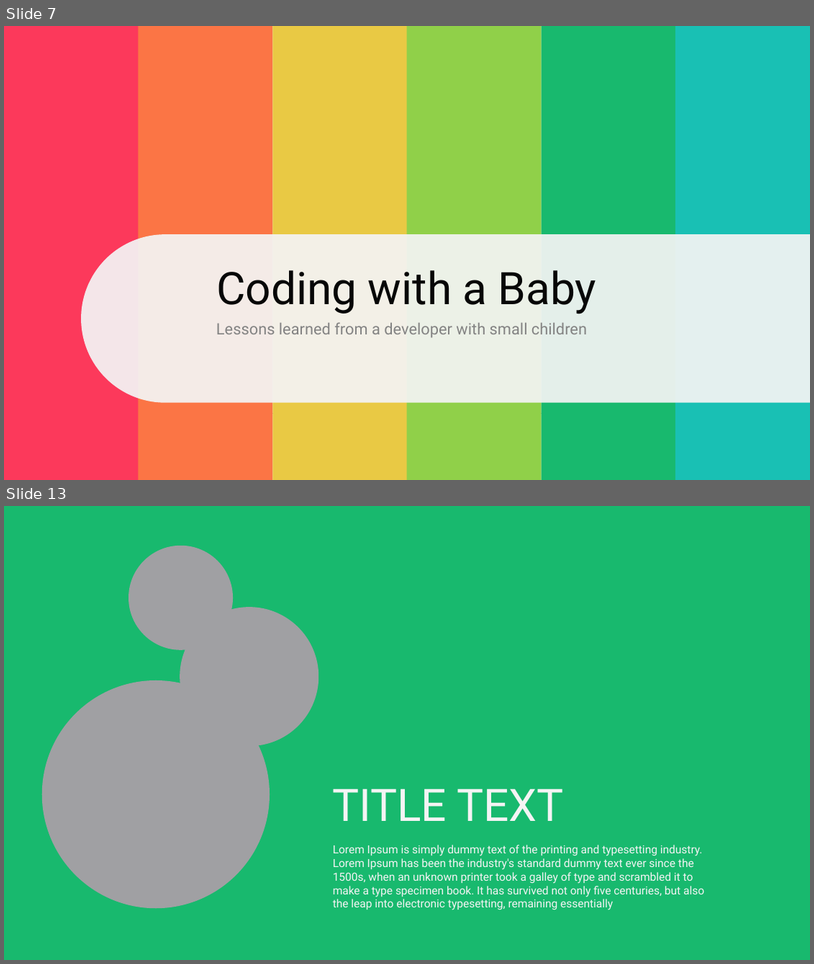
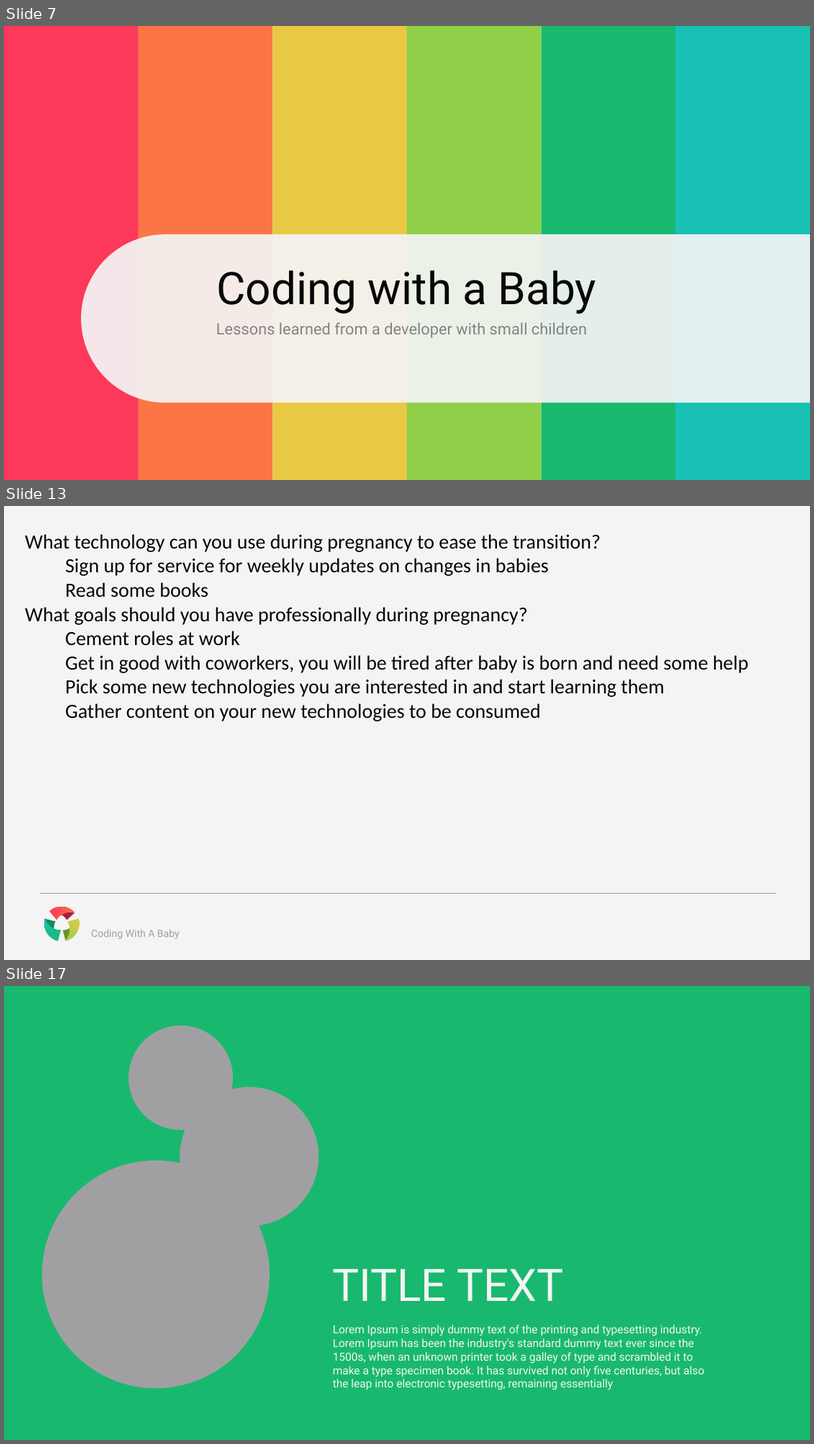
Before and after one commit to CognitiveBurden/CodingWithABaby, a slide deck: CodingWithABaby.pptx. Shown one above the other, each under a label of ours: slides 7 and 13 before the commit, slides 7, 13 and 17 after it; the slides between them are not shown. The pictures are 814x964 and 814x1444 pixels, drawn with LibreOffice and Linux fonts; fonts in the diff are those of the drawing. Boxes give left, top, right and bottom in pixels: in the first picture for what was removed or moved away, otherwise in the second. Text is boxed around its words. In the diff, an @@ line names an element or a change of style, - is before the commit and + after.

Commit message:
Adding content

```diff
--- a/CodingWithABaby.pptx
+++ b/CodingWithABaby.pptx
@@ slide 13 added at [4,506,810,960], background #F4F4F4; not listed: 1 template element that a slide beside it also shows @@
@@ text added at [25,534,749,721], 18 pt, text #070707 @@
+What technology can you use during pregnancy to ease the transition?
+Sign up for service for weekly updates on changes in babies
+Read some books
+What goals should you have professionally during pregnancy?
+Cement roles at work
+Get in good with coworkers, you will be tired after baby is born and need some help
+Pick some new technologies you are interested in and start learning them
+Gather content on your new technologies to be consumed
@@ freeform shape added at [40,915,64,942], fill #118E5F @@
@@ freeform shape added at [40,916,64,943], fill gradient #18B96E to #19C0B4 @@
@@ freeform shape added at [49,906,74,919], fill gradient #FC395B to #FB7545 @@
@@ freeform shape added at [50,907,74,920], fill #A52239 @@
@@ freeform shape added at [59,916,82,943], fill #6A9132 @@
@@ freeform shape added at [59,915,83,944], fill gradient #E9C944 to #90D049 @@
@@ text added at [91,929,180,939], 9 pt, text #A0A0A3 @@
+Coding With A Baby
@@ what was slide 13 is now slide 17 @@
```
Also in this commit, not shown: 3 slides changed, 3 other slides added.
